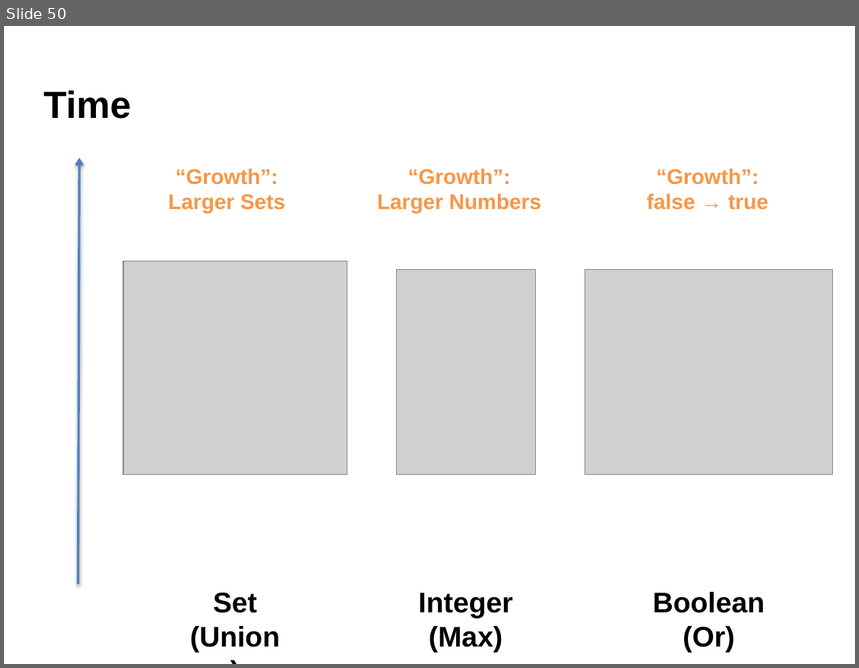
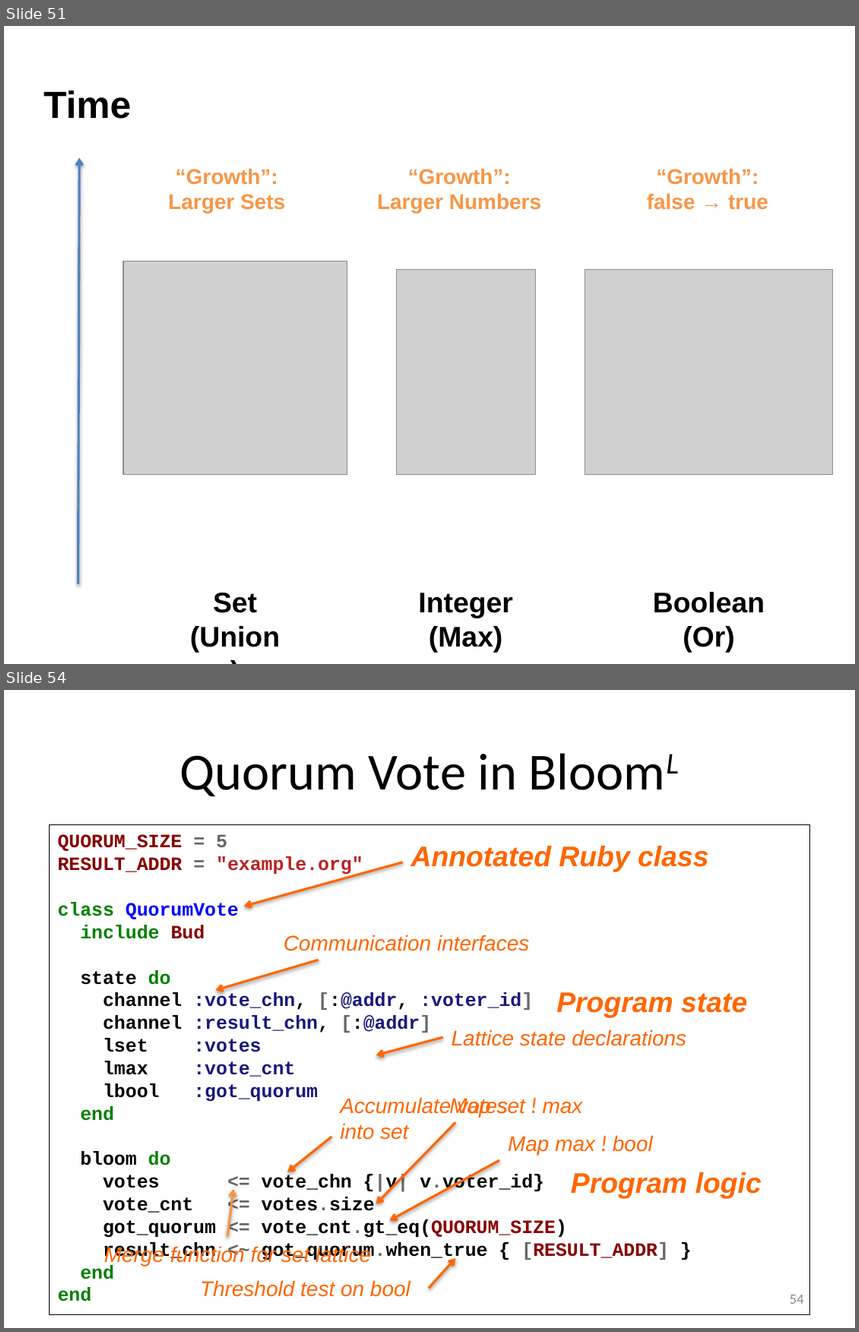
Before and after one commit to declarativitydotnet/declarativity, a slide deck: socc12-bloom-tutorial/slides/bloom-tutorial.pptx. Shown one above the other, each under a label of ours: slide 50 before the commit, slides 51 and 54 after it; the slides between them are not shown. The pictures are 859x668 and 859x1332 pixels, drawn with LibreOffice and Linux fonts; fonts in the diff are those of the drawing; grey boxes stand for pictures. Boxes give left, top, right and bottom in pixels: in the first picture for what was removed or moved away, otherwise in the second. Text is boxed around its words. In the diff, an @@ line names an element or a change of style, - is before the commit and + after.

```diff
--- a/socc12-bloom-tutorial/slides/bloom-tutorial.pptx
+++ b/socc12-bloom-tutorial/slides/bloom-tutorial.pptx
@@ slide 54 added at (x1=4, y1=690, x2=855, y2=1328), background #FFFFFF @@
@@ title added at (x1=180, y1=754, x2=518, y2=796), 44 pt, text #000000 @@
+Quorum Vote in BloomL
@@ rectangle added at (x1=49, y1=825, x2=810, y2=1315), outline #000000 0.75 pt, 16 pt, text #000000, bold @@
+QUORUM_SIZE = 5
+RESULT_ADDR = "example.org"
+class QuorumVote
+include Bud
+state do
+channel :vote_chn, [:@addr, :voter_id]
+channel :result_chn, [:@addr]
+lset :votes
+lmax :vote_cnt
+lbool :got_quorum
+end
+bloom do
+votes <= vote_chn {|v| v.voter_id}
+vote_cnt <= votes.size
+got_quorum <= vote_cnt.gt_eq(QUORUM_SIZE)
+result_chn <~ got_quorum.when_true { [RESULT_ADDR] }
+end
+end
@@ text added at (x1=411, y1=846, x2=709, y2=872), 24 pt, text #FF6600, bold, italic @@
+Annotated Ruby class
@@ arrow added from (402, 862) to (244, 906), #FF6600 2 pt @@
@@ text added at (x1=284, y1=935, x2=529, y2=951), 18 pt, text #FF6600, italic @@
+Communication interfaces
@@ arrow added from (318, 960) to (216, 990), #FF6600 2 pt @@
@@ text added at (x1=557, y1=992, x2=747, y2=1018), 24 pt, text #FF6600, bold, italic @@
+Program state
@@ text added at (x1=452, y1=1030, x2=686, y2=1046), 18 pt, text #FF6600, italic @@
+Lattice state declarations
@@ arrow added from (443, 1037) to (376, 1055), #FF6600 2 pt @@
@@ text added at (x1=340, y1=1097, x2=508, y2=1140), 18 pt, text #FF6600, italic @@
+Accumulate votes
+into set
@@ text added at (x1=449, y1=1098, x2=583, y2=1117), 18 pt, text #FF6600, italic @@
+Map set ! max
@@ arrow added from (456, 1122) to (376, 1204), #FF6600 2 pt @@
@@ arrow added from (332, 1137) to (287, 1173), #FF6600 2 pt @@
@@ text added at (x1=508, y1=1135, x2=653, y2=1155), 18 pt, text #FF6600, italic @@
+Map max ! bool
@@ arrow added from (500, 1160) to (389, 1221), #FF6600 2 pt @@
@@ arrow added from (228, 1237) to (234, 1189), #F79646 2 pt @@
@@ text added at (x1=571, y1=1173, x2=762, y2=1199), 24 pt, text #FF6600, bold, italic @@
+Program logic
@@ text added at (x1=104, y1=1246, x2=371, y2=1266), 18 pt, text #FF6600, italic @@
+Merge function for set lattice
@@ arrow added from (429, 1288) to (456, 1258), #FF6600 2 pt @@
@@ text added at (x1=200, y1=1281, x2=411, y2=1297), 18 pt, text #FF6600, italic @@
+Threshold test on bool
@@ page number added at (x1=790, y1=1295, x2=804, y2=1304), 12 pt, text #8C8C8C @@
+54
@@ what was slide 50 is now slide 51 @@
```
Also in this commit, not shown: 1 slide changed, 4 other slides added, 13 other files.
